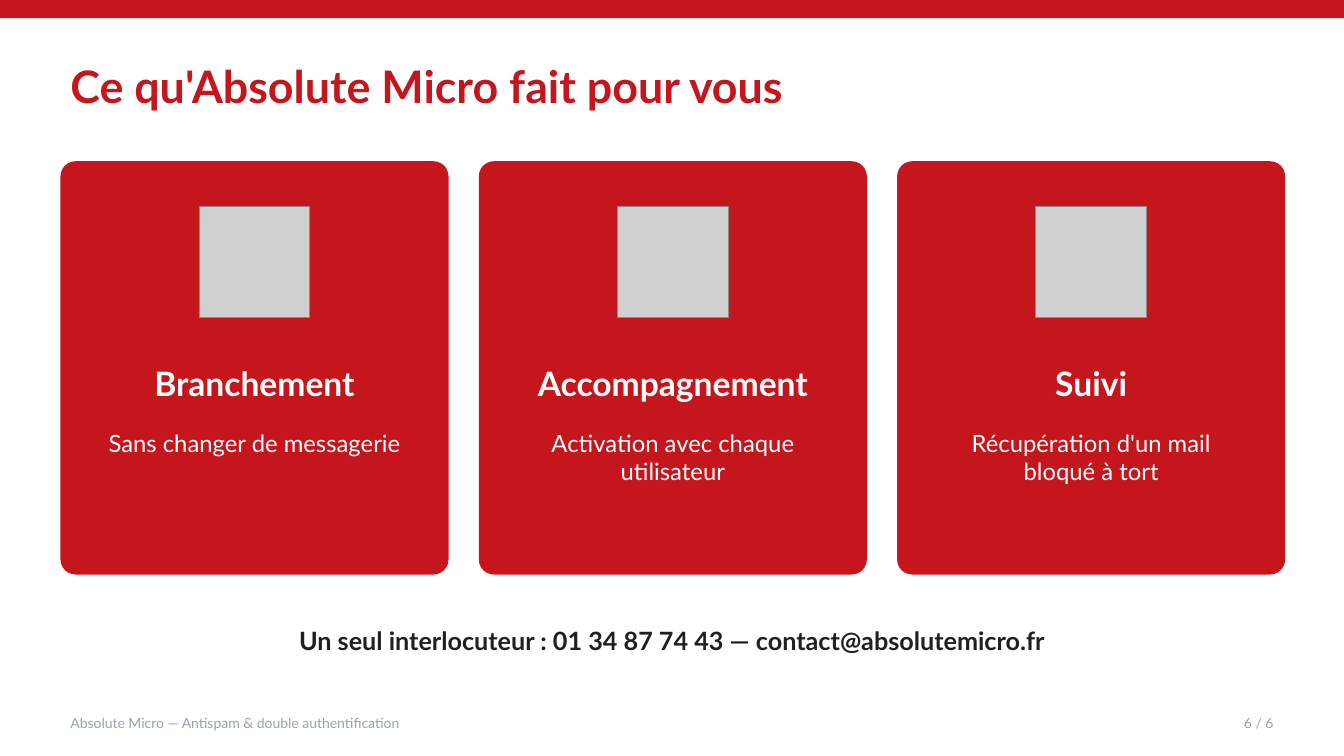
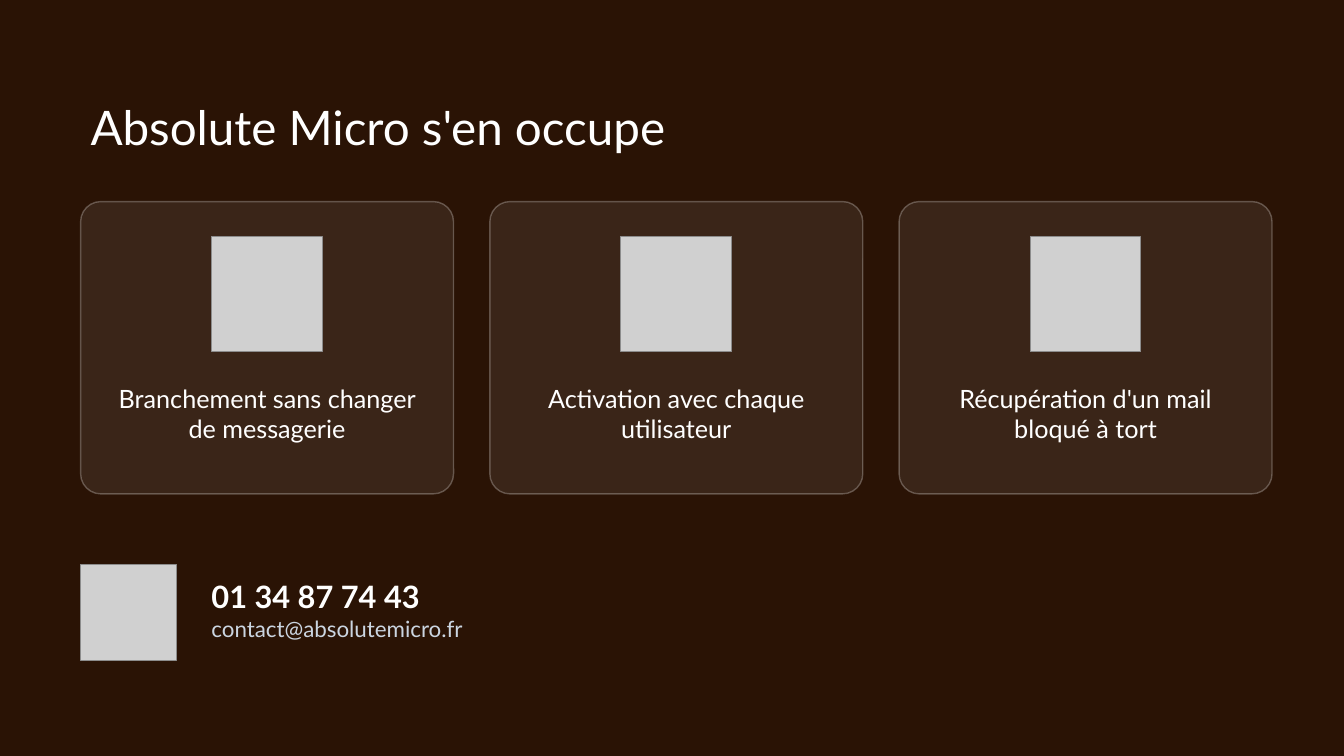
Before and after one commit to brunoflorin/absolute-devices, a slide deck: slide 8 of frontend/public/diaporamas/antispam.pptx (slide 7 before the commit). Drawn at 1344x756 pixels with LibreOffice and Linux fonts; fonts in the diff are those of the drawing; grey boxes stand for pictures; background and template pictures are left out. Boxes give left, top, right and bottom in pixels: in the first picture for what was removed or moved away, otherwise in the second. Text is boxed around its words. In the diff, an @@ line names an element or a change of style, - is before the commit and + after.

```diff
--- a/frontend/public/diaporamas/antispam.pptx
+++ b/frontend/public/diaporamas/antispam.pptx
@@ background #FFFFFF to picture (left out) @@
@@ rectangle removed at (0, 0, 1344, 18) @@
@@ text at (91, 110, 665, 153): text changed; size 32 to 34 pt; text colour #C5161D to #FFFFFF; bold off @@
-Ce qu'Absolute Micro fait pour vous
+Absolute Micro s'en occupe
@@ fill #C5161D to #FFFFFF at 8% opacity; outline none to #FFFFFF 1 pt; proportions changed in 3 elements at (490, 202, 863, 494), (899, 202, 1272, 494), (81, 202, 454, 494) @@
@@ rounded rectangle: place and size @@
-rounded rectangle at (60, 161, 449, 575)
+rounded rectangle at (81, 202, 454, 494)
@@ picture removed at (200, 207, 311, 318) @@
@@ rounded rectangle: place and size @@
-rounded rectangle at (479, 161, 867, 575)
+rounded rectangle at (490, 202, 863, 494)
@@ rounded rectangle: place and size @@
-rounded rectangle at (897, 161, 1286, 575)
+rounded rectangle at (899, 202, 1272, 494)
@@ picture added at (212, 237, 323, 352) @@
@@ picture: place and size @@
-picture at (617, 207, 728, 318)
+picture at (621, 237, 732, 352)
@@ picture: place and size @@
-picture at (1036, 207, 1147, 318)
+picture at (1030, 237, 1141, 352)
@@ text at (119, 389, 416, 442): text changed; size 17 to 18 pt @@
-Sans changer de messagerie
+Branchement sans changer de messagerie
@@ text removed at (154, 371, 354, 397) @@
-Branchement
@@ text "Activation avec chaque utilisateur": place and size @@
-text "Activation avec chaque utilisateur" at (551, 434, 794, 480)
+text "Activation avec chaque utilisateur" at (548, 389, 804, 439)
@@ text "Activation avec chaque utilisateur" at (548, 389, 804, 439): size 17 to 18 pt @@
@@ text removed at (538, 371, 808, 402) @@
-Accompagnement
@@ text "Récupération d'un mail bloqué à ..." at (959, 389, 1211, 442): size 17 to 18 pt @@
@@ text "Récupération d'un mail bloqué à ...": place and size @@
-text "Récupération d'un mail bloqué à ..." at (972, 434, 1211, 484)
+text "Récupération d'un mail bloqué à ..." at (959, 389, 1211, 442)
@@ text removed at (1055, 371, 1127, 397) @@
-Suivi
@@ picture added at (81, 565, 176, 660) @@
@@ text at (211, 585, 462, 640): text changed; size 18 to 16 pt; text colour #231F20 to #CBD5E1; bold off @@
-Un seul interlocuteur : 01 34 87 74 43 — contact@absolutemicro.fr
+01 34 87 74 43
+contact@absolutemicro.fr
@@ text removed at (70, 718, 399, 730) @@
-Absolute Micro — Antispam & double authentification
@@ text removed at (1244, 718, 1273, 728) @@
-6 / 6
```
Also in this commit, not shown: 2 other slides changed, 5 slides added, 4 slides removed, 49 other files.
